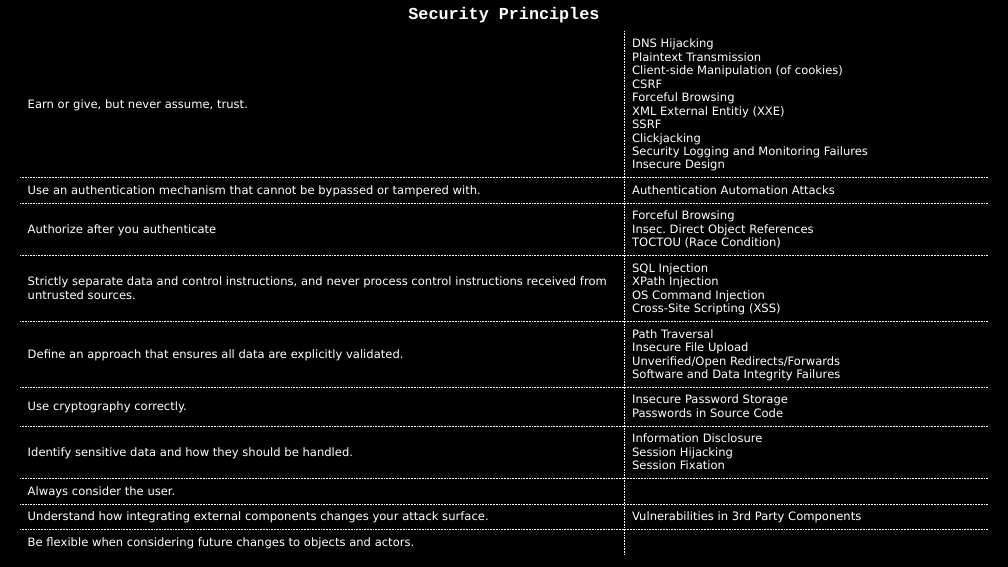
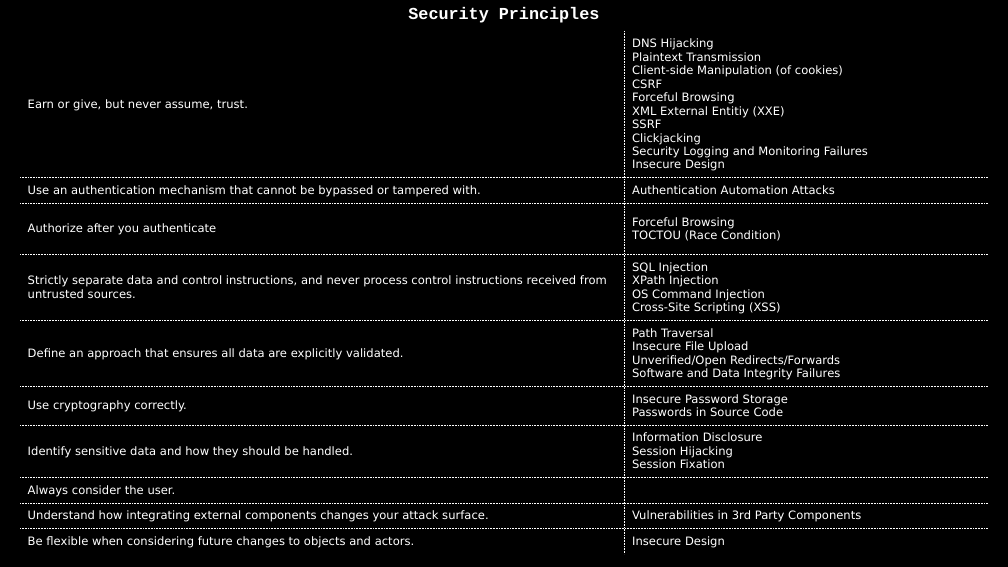
Before and after one commit to dschwarz91/websec-lecture, a slide deck: slide 4 of slides/9_Conclusions.pptx. Drawn at 1008x567 pixels with LibreOffice and Linux fonts; fonts in the diff are those of the drawing. Boxes give left, top, right and bottom in pixels: in the first picture for what was removed or moved away, otherwise in the second. Text is boxed around its words. In the diff, an @@ line names an element or a change of style, - is before the commit and + after.

```diff
--- a/slides/9_Conclusions.pptx
+++ b/slides/9_Conclusions.pptx
@@ table at box(20, 0, 988, 565) @@
-row 4, column 2: Forceful Browsing / Insec. Direct Object References / TOCTOU (Race Condition)
+row 4, column 2: Forceful Browsing / TOCTOU (Race Condition)
-row 11, column 2: 
+row 11, column 2: Insecure Design
```
Also in this commit, not shown: 6 other slides changed, 3 other files.
